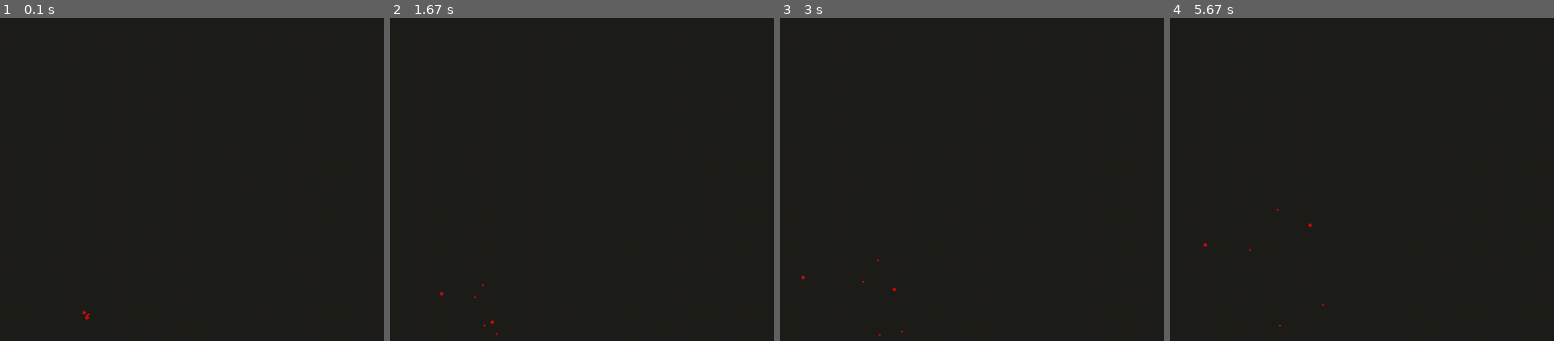
Above: before the commit, frames 1-4 (left to right).
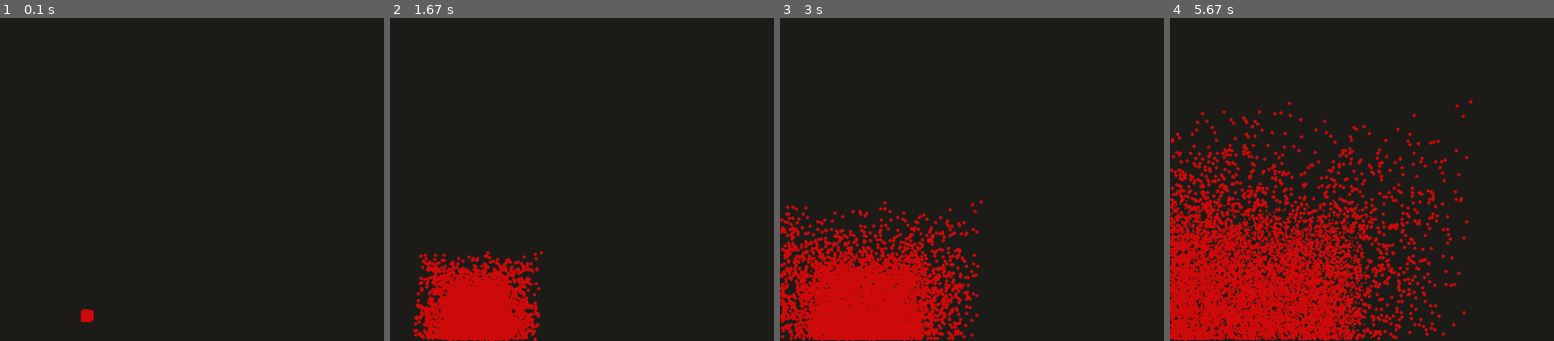
Above: after the commit, the same moments.

Repository: emmanuelraob/test
Game: pygame game, started from main.py
Two runs of this game, one before a commit and one after it. Both use one fixed random seed, a clock stepped at 60 frames per second and the inputs below.
Inputs:
- Up to frame 1 (0.1 s): no input
- Up to frame 2 (1.67 s): no input
- Up to frame 3 (3 s): no input
- Up to frame 4 (5.67 s): tap Enter at 4.83, 5.17, 5.5 s

The runs differ from the first frame. In frame 1, 0.1% of the frame differs, in the area x 20-25%, y 89-95%; in frame 2, 6.9%; in frame 3, 14%; in frame 4, 25%, in the area x 0-79%, y 25-100%.

Commit message:
some test

Diff:
--- a/Ants/ant_colony.py
+++ b/Ants/ant_colony.py
@@ -31,8 +31,8 @@
         self.rate_food_convertion = 0 #rate per second
 
         #Ants
-        self.max_ant_amout = 10
-        self.ant_amout = 7
+        self.max_ant_amout = 100000
+        self.ant_amout = 10000
         self.ant_generation = 1
         self.soldier_ant_amount = int(self.ant_amout*3/10)
         self.max_worker_ant_amount = int(self.ant_amout*7/10)
